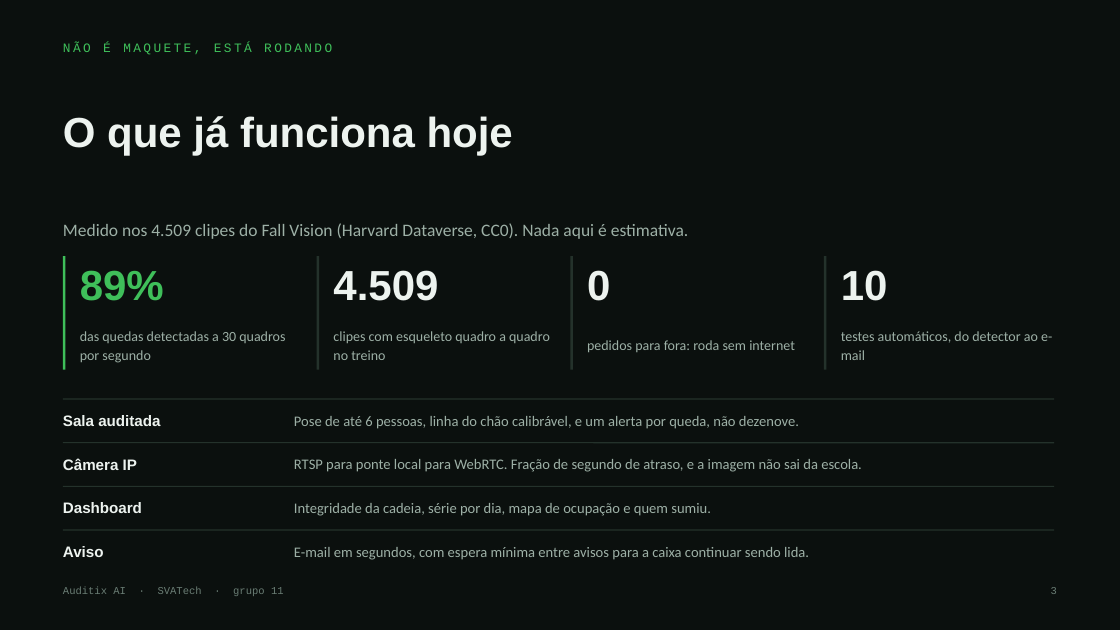
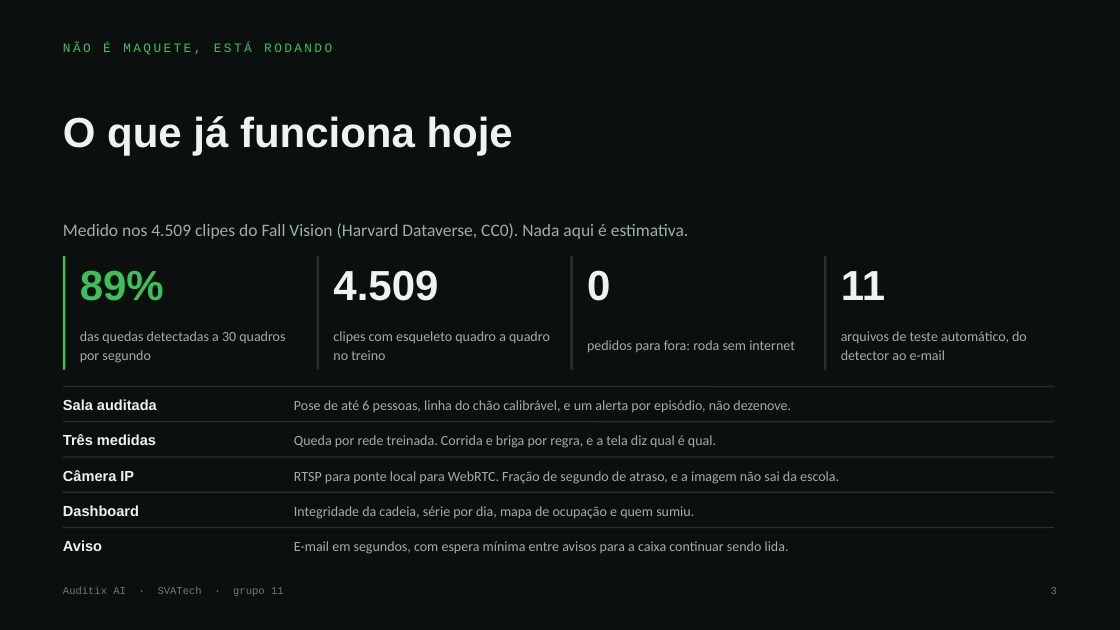
Before and after one commit to EnzoRenato16/Next, a slide deck: slide 3 of Auditix-slides.pptx. Drawn at 1120x630 pixels with LibreOffice and Linux fonts; fonts in the diff are those of the drawing. Boxes give left, top, right and bottom in pixels: in the first picture for what was removed or moved away, otherwise in the second. Text is boxed around its words. In the diff, an @@ line names an element or a change of style, - is before the commit and + after.

```diff
--- a/Auditix-slides.pptx
+++ b/Auditix-slides.pptx
@@ text at [841, 271, 885, 300]: text changed @@
-10
+11
@@ text at [841, 331, 1027, 360]: text changed @@
-testes automáticos, do detector ao e-mail
+arquivos de teste automático, do detector ao e-mail
@@ line moved from (63, 399) - (1054, 399) to (63, 386) - (1054, 386) @@
@@ text "Sala auditada": place and size @@
-text "Sala auditada" at [63, 415, 160, 426]
+text "Sala auditada" at [63, 399, 157, 410]
@@ text at [294, 400, 791, 412]: text changed; size 12.5 to 12 pt @@
-Pose de até 6 pessoas, linha do chão calibrável, e um alerta por queda, não dezenove.
+Pose de até 6 pessoas, linha do chão calibrável, e um alerta por episódio, não dezenove.
@@ line moved from (63, 443) - (1054, 443) to (63, 422) - (1054, 422) @@
@@ text added at [63, 434, 156, 445], 12.5 pt, text #EDF3EF, bold @@
+Três medidas
@@ text added at [294, 435, 716, 448], 12 pt, text #9DB0A6 @@
+Queda por rede treinada. Corrida e briga por regra, e a tela diz qual é qual.
@@ size 13 to 12.5 pt in 4 elements at [63, 399, 157, 410], [63, 505, 139, 516], [63, 540, 102, 551], [63, 470, 134, 481] @@
@@ line moved from (63, 486) - (1054, 486) to (63, 457) - (1054, 457) @@
@@ text "Câmera IP": place and size @@
-text "Câmera IP" at [63, 458, 137, 470]
+text "Câmera IP" at [63, 470, 134, 481]
@@ size 12.5 to 12 pt in 3 elements at [294, 506, 694, 519], [294, 541, 789, 554], [294, 471, 839, 484] @@
@@ text "RTSP para ponte local para ...": place and size @@
-text "RTSP para ponte local para ..." at [294, 459, 862, 472]
+text "RTSP para ponte local para ..." at [294, 471, 839, 484]
@@ line moved from (63, 530) - (1054, 530) to (63, 492) - (1054, 492) @@
@@ line added from (63, 528) to (1054, 528), #24322B 1 pt @@
```
Also in this commit, not shown: 6 other slides changed, 1 slide added, 3 other files.
